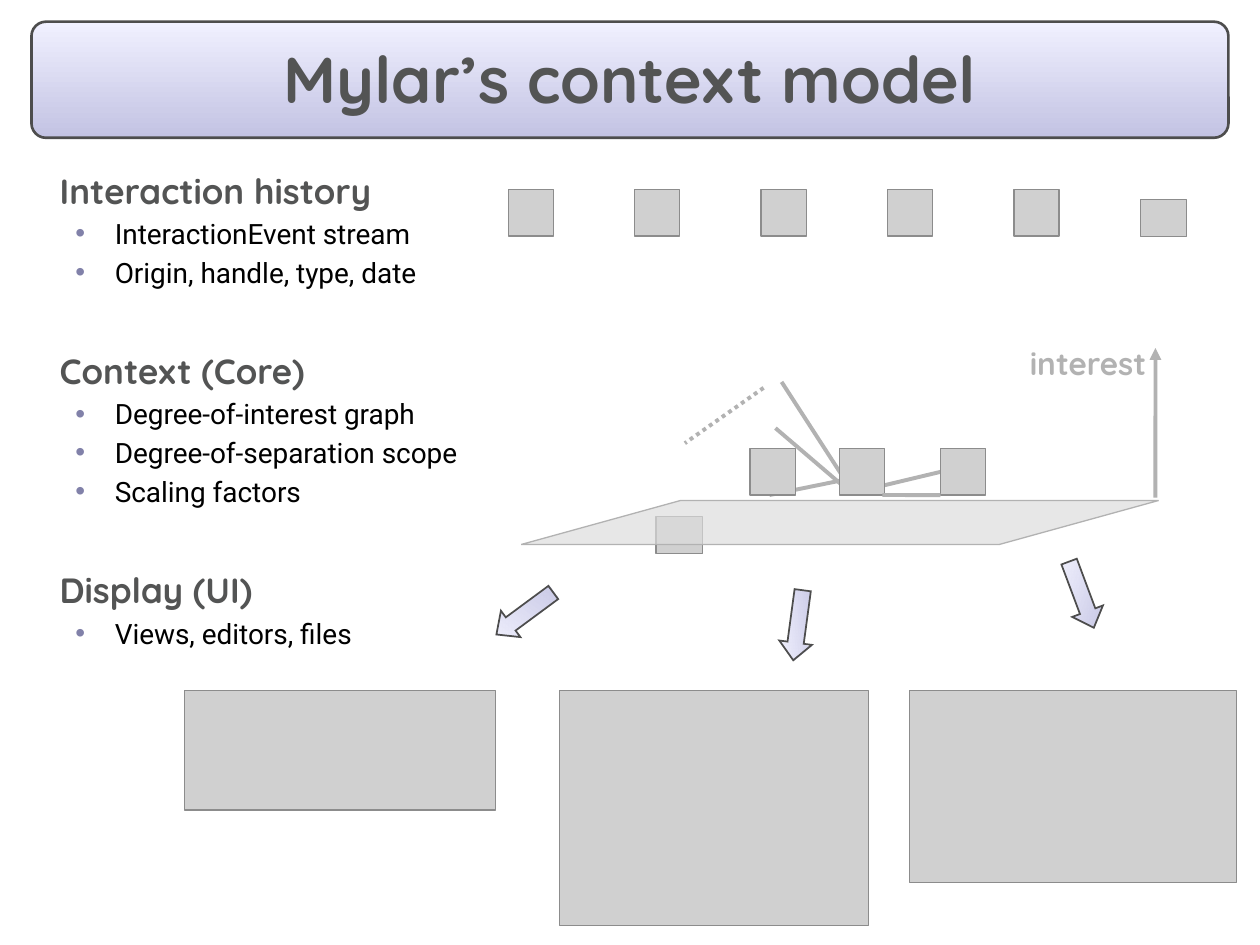
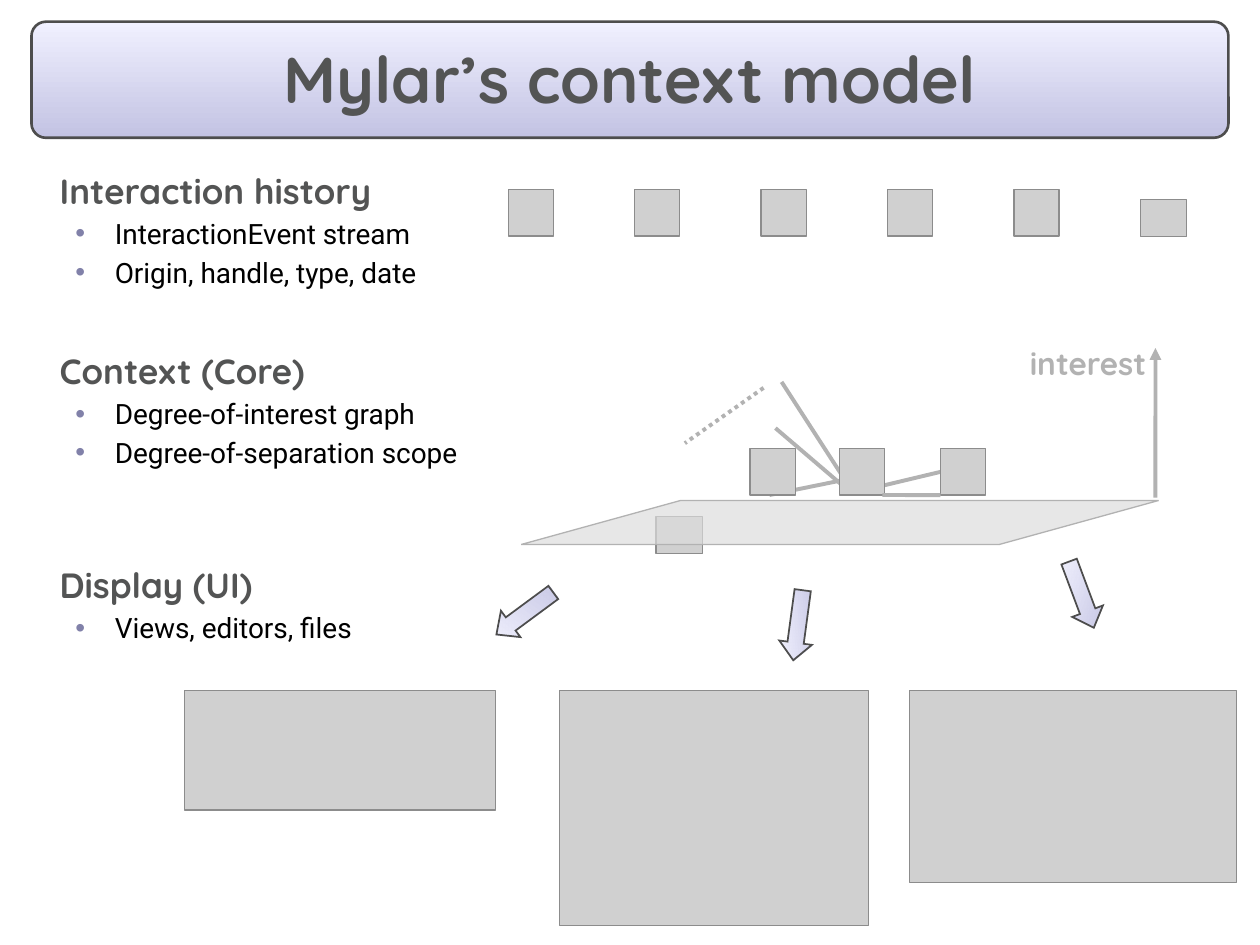
Before and after one commit to eclipse-mylyn/mylyn-website, a slide deck: slide 13 of publications/2006-10-mylar-webinar.ppt (slide 14 before the commit). Drawn at 1260x945 pixels with LibreOffice and Linux fonts; fonts in the diff are those of the drawing; grey boxes stand for pictures; background and template pictures are left out. Boxes give left, top, right and bottom in pixels: in the first picture for what was removed or moved away, otherwise in the second. Text is boxed around its words. In the diff, an @@ line names an element or a change of style, - is before the commit and + after.

```diff
--- a/publications/2006-10-mylar-webinar.ppt
+++ b/publications/2006-10-mylar-webinar.ppt
@@ text at box(115, 480, 301, 508): paragraph removed @@
-  • Scaling factors
```
Also in this commit, not shown: 9 other slides changed, 3 slides added, 4 slides removed, 1 other file.
